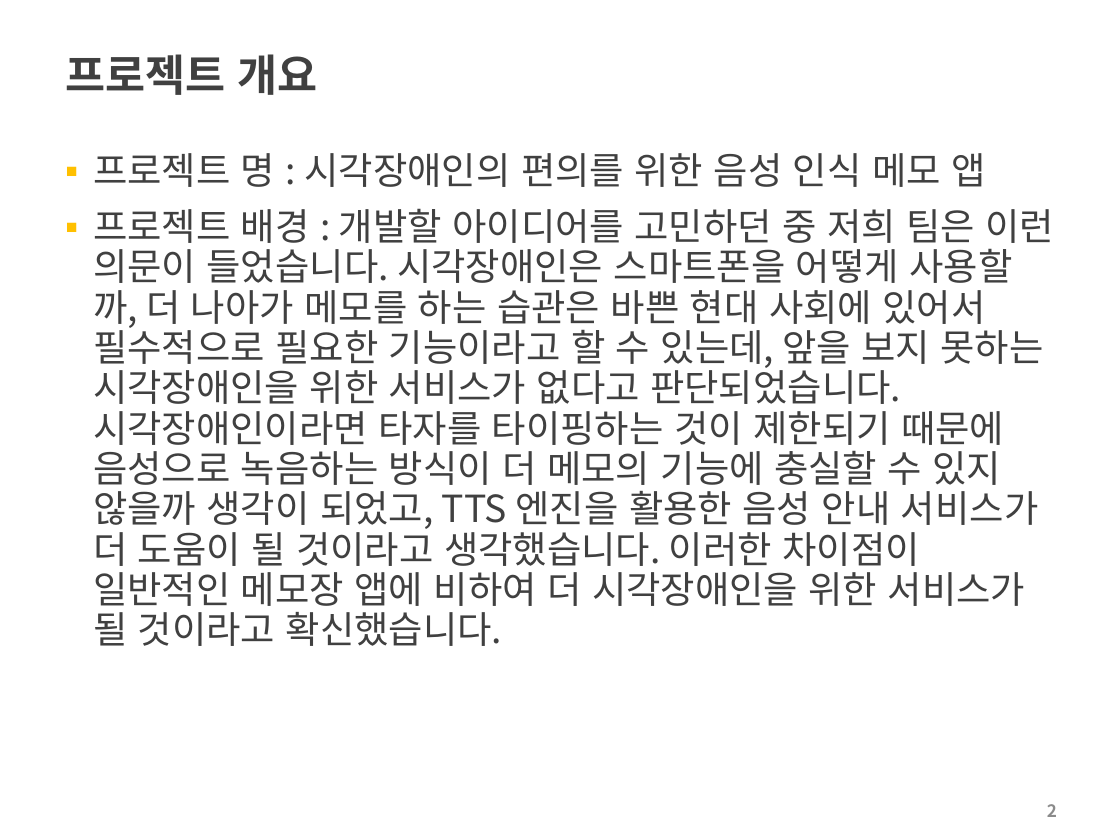
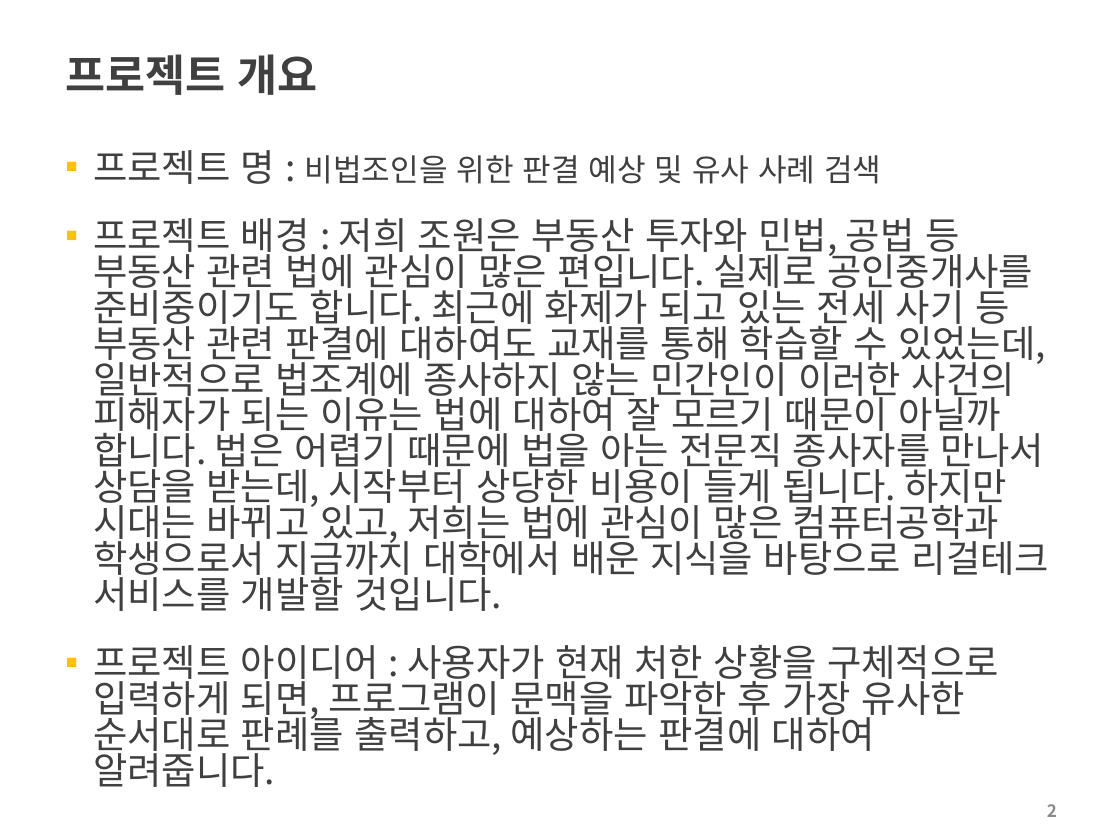
Before and after one commit to choisinho/capstone1, a slide deck: slide 2 of 2022-2-PreCapstoneDesign-최종보고서.pptx. Drawn at 1120x840 pixels with LibreOffice and Linux fonts; fonts in the diff are those of the drawing; background and template pictures are left out. Boxes give left, top, right and bottom in pixels: in the first picture for what was removed or moved away, otherwise in the second. Text is boxed around its words. In the diff, an @@ line names an element or a change of style, - is before the commit and + after.

```diff
--- a/2022-2-PreCapstoneDesign-최종보고서.pptx
+++ b/2022-2-PreCapstoneDesign-최종보고서.pptx
@@ text at <box>93,150,1049,787</box>: text changed @@
-▪ 프로젝트 명 : 시각장애인의 편의를 위한 음성 인식 메모 앱
-▪ 프로젝트 배경 : 개발할 아이디어를 고민하던 중 저희 팀은 이런 의문이 들었습니다. 시각장애인은 스마트폰을 어떻게 사용할까, 더 나아가 메모를 하는 습관은 바쁜 현대 사회에 있어서 필수적으로 필요한 기능이라고 할 수 있는데, 앞을 보지 못하는 시각장애인을 위한 서비스가 없다고 판단되었습니다. 시각장애인이라면 타자를 타이핑하는 것이 제한되기 때문에 음성으로 녹음하는 방식이 더 메모의 기능에 충실할 수 있지 않을까 생각이 되었고, TTS 엔진을 활용한 음성 안내 서비스가 더 도움이 될 것이라고 생각했습니다. 이러한 차이점이 일반적인 메모장 앱에 비하여 더 시각장애인을 위한 서비스가 될 것이라고 확신했습니다.
+▪ 프로젝트 명 : 비법조인을 위한 판결 예상 및 유사 사례 검색
+▪ 프로젝트 배경 : 저희 조원은 부동산 투자와 민법, 공법 등 부동산 관련 법에 관심이 많은 편입니다. 실제로 공인중개사를 준비중이기도 합니다. 최근에 화제가 되고 있는 전세 사기 등 부동산 관련 판결에 대하여도 교재를 통해 학습할 수 있었는데, 일반적으로 법조계에 종사하지 않는 민간인이 이러한 사건의 피해자가 되는 이유는 법에 대하여 잘 모르기 때문이 아닐까 합니다. 법은 어렵기 때문에 법을 아는 전문직 종사자를 만나서 상담을 받는데, 시작부터 상당한 비용이 들게 됩니다. 하지만 시대는 바뀌고 있고, 저희는 법에 관심이 많은 컴퓨터공학과 학생으로서 지금까지 대학에서 배운 지식을 바탕으로 리걸테크 서비스를 개발할 것입니다.
+▪ 프로젝트 아이디어 : 사용자가 현재 처한 상황을 구체적으로 입력하게 되면, 프로그램이 문맥을 파악한 후 가장 유사한 순서대로 판례를 출력하고, 예상하는 판결에 대하여 알려줍니다.
```
Also in this commit, not shown: 2 other slides changed, 1 slide added.
